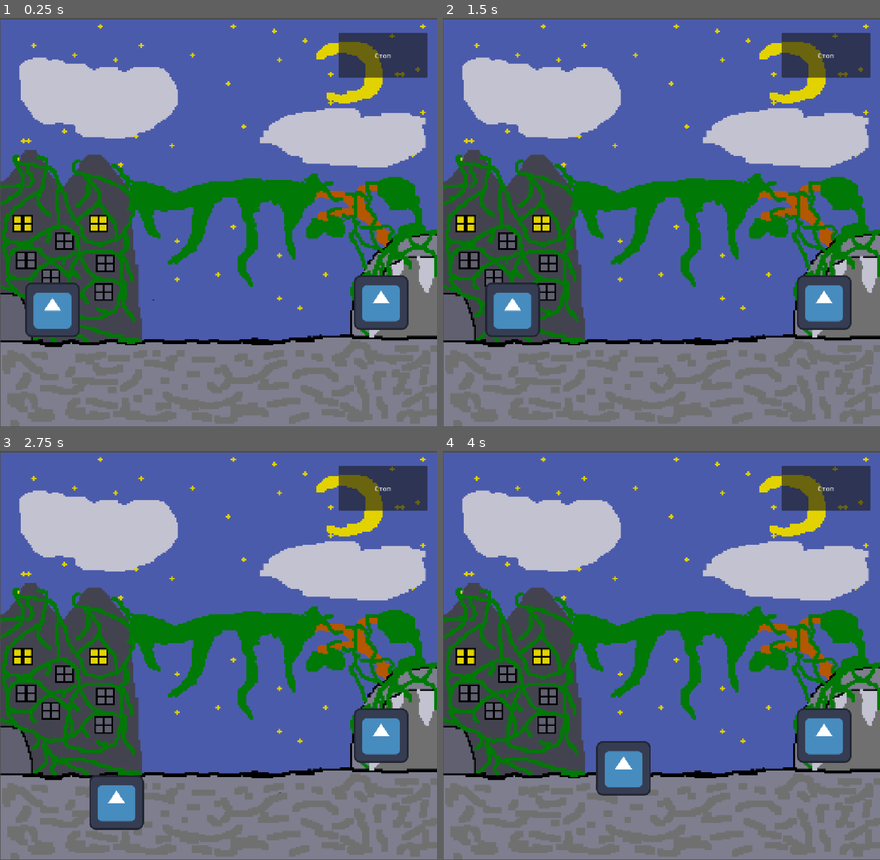
Above: before the commit, frames 1-4 (two rows, left to right).
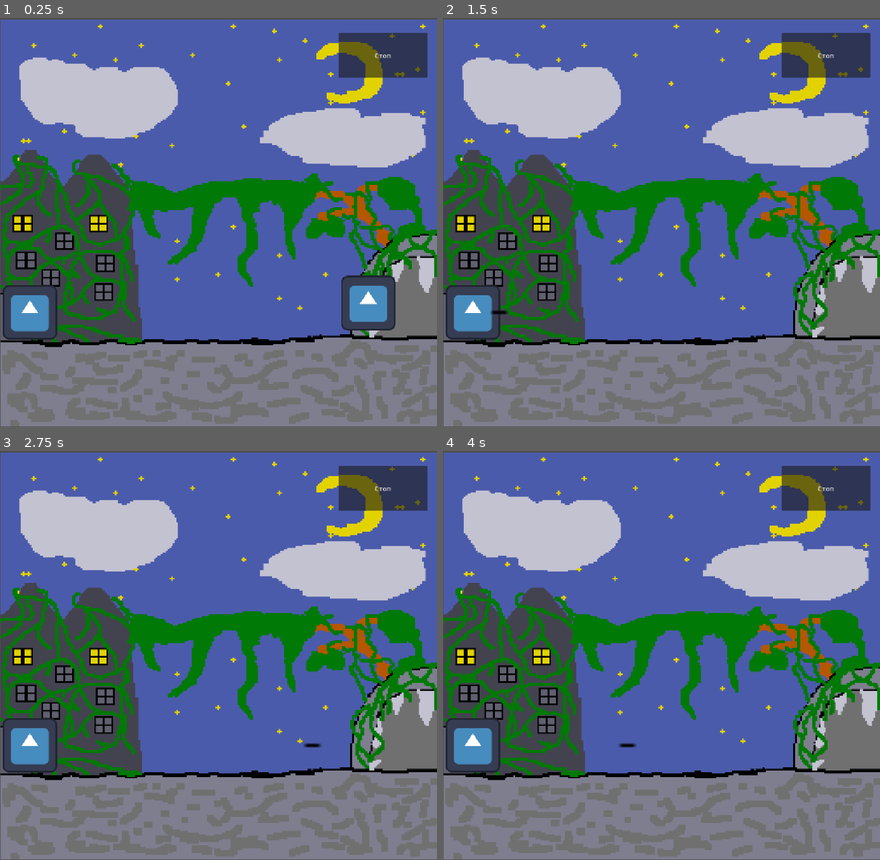
Above: after the commit, the same moments.

Repository: miraka3344-web/Click-Raid-War-with-Beasts
Game: Godot game, scene res://Game.tscn
The game is run twice, just before and just after one commit, with the same random seed, the same clock (stepped at 60 frames per second) and the same inputs. This scene is started directly instead of the project's main scene. The engine's default icon, where the game draws it, is replaced by a stand-in: a white triangle on a blue panel in a dark square.
Inputs (mouse positions are in pixels of both pictures, inside the frame that each line leads up to):
- Up to frame 1 (0.25 s): no input
- Up to frame 2 (1.5 s): click "Стоп" at 0.5 s; move the mouse to (757, 202) at 1.27 s; hold Right (ui_right) from 1.28 s (still down); click (757, 202) at 1.42 s
- Up to frame 3 (2.75 s): move the mouse to (131, 675) at 2.02 s; release Right (ui_right) at 2.03 s; hold Down (ui_down) from 2.03 s (still down); click (131, 675) at 2.17 s
- Up to frame 4 (4 s): move the mouse to (705, 565) at 2.77 s; release Down (ui_down) at 2.78 s; hold Right (ui_right) 2.78-3.53 s; click (705, 565) at 2.92 s; move the mouse to (639, 737) at 3.52 s; hold Up (ui_up) from 3.53 s (still down); click (639, 737) at 3.67 s

The runs differ from the first frame. In frame 1, 3.0% of the frame differs, in the area x 0-94%, y 62-79%; in frame 2, 4.0%; in frame 3, 4.7%, in the area x 0-94%, y 62-93%; in frame 4, 4.6%.

Commit message:
Add files via upload

Diff:
--- /dev/null
+++ b/click-raid--war-with-beasts/Death.tscn
@@ -0,0 +1,39 @@
+[gd_scene format=3 uid="uid://yuwidorhsntx"]
+
+[ext_resource type="Texture2D" uid="uid://blkd1oba4l14g" path="res://assets/Untitled 05-10-2026 04-09-31.png" id="1_0gyil"]
+[ext_resource type="Script" uid="uid://0c5l2xtuwwwa" path="res://death_game.gd" id="2_vschc"]
+[ext_resource type="Script" uid="uid://bg76cmoavrt21" path="res://death_lager.gd" id="3_tath6"]
+
+[node name="Node2D" type="Node2D" unique_id=916886077]
+
+[node name="Untitled05102026040931" type="Sprite2D" parent="." unique_id=938729540]
+position = Vector2(510.5, 479)
+scale = Vector2(0.9951172, 0.9375)
+texture = ExtResource("1_0gyil")
+
+[node name="DeathGame" type="Button" parent="." unique_id=1274966081]
+offset_left = 190.0
+offset_top = 271.0
+offset_right = 825.0
+offset_bottom = 460.0
+text = "Играть заново"
+script = ExtResource("2_vschc")
+
+[node name="DeathLager" type="Button" parent="." unique_id=1148549279]
+offset_left = 195.0
+offset_top = 514.0
+offset_right = 830.0
+offset_bottom = 703.0
+text = "В Лагерь"
+script = ExtResource("3_tath6")
+
+[node name="LineEdit" type="LineEdit" parent="." unique_id=83415424]
+offset_left = 5.0
+offset_top = 51.0
+offset_right = 1023.0
+offset_bottom = 171.0
+text = "ВЫ ПОГИБЛИ"
+alignment = 1
+
+[connection signal="pressed" from="DeathGame" to="DeathGame" method="_on_pressed"]
+[connection signal="pressed" from="DeathLager" to="DeathLager" method="_on_pressed"]
--- a/click-raid--war-with-beasts/Game.tscn
+++ b/click-raid--war-with-beasts/Game.tscn
@@ -4,7 +4,7 @@
 [ext_resource type="Texture2D" uid="uid://daoj4uhaxoxhs" path="res://assets/Untitled 05-10-2026 10-47-48.png" id="1_xkndl"]
 [ext_resource type="PackedScene" uid="uid://cb104fee31l6e" path="res://Zombe.tscn" id="3_t88pq"]
 [ext_resource type="PackedScene" uid="uid://bw2hqd1c3otua" path="res://player.tscn" id="4_r0x5m"]
-[ext_resource type="Script" uid="uid://bb3jsc0mldoy8" path="res://player.gd" id="5_t88pq"]
+[ext_resource type="PackedScene" uid="uid://dm87v8b44aml5" path="res://zombie_spawner.tscn" id="5_t88pq"]
 
 [node name="Main" type="Node2D" unique_id=2095810447]
 script = ExtResource("1_sb48q")
@@ -30,5 +30,7 @@
 position = Vector2(893, 668)
 
 [node name="player" parent="." unique_id=1247534800 instance=ExtResource("4_r0x5m")]
-position = Vector2(123, 685)
-script = ExtResource("5_t88pq")
+position = Vector2(192, 694)
+
+[node name="ZombieSpawner" parent="." unique_id=1112605442 instance=ExtResource("5_t88pq")]
+position = Vector2(899, 671)
--- a/click-raid--war-with-beasts/bullet.gd
+++ b/click-raid--war-with-beasts/bullet.gd
@@ -1,22 +1,54 @@
 extends Area2D
 
-const SPEED = 600.0
+@export var shot_speed: float = 1200.0   # Скорость полета пули при выстреле
+@export var bullet_damage: int = 30     # Урон пули
+
 var start_position: Vector2
+var movement_tween: Tween
+var is_flying: bool = false             # Флаг, летит ли пуля в данный момент
 
 func _ready():
-	# Запоминаем точку, из которой пуля вылетела изначально
 	start_position = global_position
+	body_entered.connect(_on_body_entered)
 
-func _physics_process(delta):
-	# Пуля летит вперед
-	position += Vector2.RIGHT.rotated(rotation) * SPEED * delta
+	# На старте игры пуля стоит на персонаже, поэтому делаем её полностью прозрачной
+	modulate.a = 0.0
+
+func _input(event):
+	if event is InputEventMouseButton and event.button_index == MOUSE_BUTTON_LEFT and event.pressed:
+		if not is_flying:
+			shoot()
+
+func shoot():
+	is_flying = true
+
+	# Сразу в момент клика делаем пулю полностью видимой
+	modulate.a = 1.0
+
+	var target_position = start_position + Vector2(1000, 0)
+	var duration = 1000.0 / shot_speed
+
+	movement_tween = create_tween()
+	movement_tween.tween_property(self, "global_position", target_position, duration)
+	movement_tween.finished.connect(reset_bullet)
 
 func _on_body_entered(body):
-	# Если попали в зомби, он умирает, а пуля исчезает
-	if body.has_method("die"):
-		body.die()
-		queue_free()
+	if is_flying and body.has_method("take_damage"):
+		body.take_damage(bullet_damage)
+		reset_bullet()
 
-func _on_timer_timeout():
-	# Прошло 2 секунды: возвращаем пулю на исходную позицию
+func reset_bullet():
+	if movement_tween and movement_tween.is_valid():
+		movement_tween.kill()
+
+	monitoring = false
 	global_position = start_position
+
+	# Пуля вернулась на персонажа — снова делаем её прозрачной
+	modulate.a = 0.0
+
+	# Обязательная задержка в 10 миллисекунд (0.01 секунды) перед возможностью нового выстрела
+	get_tree().create_timer(0.01).timeout.connect(func():
+		monitoring = true
+		is_flying = false
+	)
--- a/click-raid--war-with-beasts/bullet.tscn
+++ b/click-raid--war-with-beasts/bullet.tscn
@@ -4,7 +4,7 @@
 [ext_resource type="Script" uid="uid://cjrr02knf28en" path="res://bullet.gd" id="1_v8qja"]
 
 [sub_resource type="RectangleShape2D" id="RectangleShape2D_v8qja"]
-size = Vector2(8, 4)
+size = Vector2(42, 11)
 
 [node name="Bullet" type="Area2D" unique_id=1592214288]
 light_mask = 2
@@ -12,11 +12,13 @@
 script = ExtResource("1_v8qja")
 
 [node name="Sprite2D" type="Sprite2D" parent="." unique_id=1762138159]
+scale = Vector2(11.25, 3.75)
 texture = ExtResource("1_v7oki")
 
 [node name="CollisionShape2D" type="CollisionShape2D" parent="." unique_id=866065194]
 light_mask = 2
 visibility_layer = 8
+position = Vector2(-17, 0.5)
 shape = SubResource("RectangleShape2D_v8qja")
 
 [node name="Timer" type="Timer" parent="." unique_id=809326963]
--- /dev/null
+++ b/click-raid--war-with-beasts/death_game.gd
@@ -0,0 +1,17 @@
+extends Button
+
+
+# Called when the node enters the scene tree for the first time.
+func _ready() -> void:
+	pass # Replace with function body.
+
+
+# Called every frame. 'delta' is the elapsed time since the previous frame.
+func _process(delta: float) -> void:
+	pass
+
+
+
+
+func _on_pressed() -> void:
+	get_tree().change_scene_to_file("res://Game.tscn")
--- /dev/null
+++ b/click-raid--war-with-beasts/death_lager.gd
@@ -0,0 +1,18 @@
+extends Button
+
+
+# Called when the node enters the scene tree for the first time.
+func _ready() -> void:
+	pass # Replace with function body.
+
+
+# Called every frame. 'delta' is the elapsed time since the previous frame.
+func _process(delta: float) -> void:
+	pass
+
+
+
+
+
+func _on_pressed() -> void:
+	get_tree().change_scene_to_file("res://Lager.tscn")
--- a/click-raid--war-with-beasts/player.gd
+++ b/click-raid--war-with-beasts/player.gd
@@ -1,21 +1,21 @@
-extends CharacterBody2D
-@export var bullet_scene: PackedScene
-const SPEED = 200.0
+extends Node2D
 
-func _physics_process(_delta):
-	# Движение игрока
-	var direction = Input.get_vector("ui_left", "ui_right", "ui_up", "ui_down")
-	velocity = direction * SPEED
-	move_and_slide()
+@export var max_health: int = 100
+var current_health: int
 
+func _ready():
+	current_health = max_health
 
-	# Стрельба на левую кнопку мыши
-	if Input.is_action_just_pressed("click"):
-		shoot()
+func take_damage(amount: int):
+	current_health -= amount
+	print("Игроку нанесен урон! Текущее ХП: ", current_health)
 
-func shoot():
-	if bullet_scene:
-		var bullet = bullet_scene.instantiate()
-		bullet.global_position = $Weapon.global_position
-		bullet.global_rotation = global_rotation
-		get_tree().current_scene.add_child(bullet)
+	if current_health <= 0:
+		die()
+
+func die():
+	print("Игрок погиб! Переход в главное меню...")
+
+	# Мгновенно меняем текущую игровую сцену на сцену главного меню.
+	# Убедитесь, что путь к файлу MainMenu.tscn указан верно!
+	get_tree().change_scene_to_file("res://Death.tscn")
--- a/click-raid--war-with-beasts/player.tscn
+++ b/click-raid--war-with-beasts/player.tscn
@@ -11,15 +11,17 @@
 script = ExtResource("3_i3pqv")
 
 [node name="Sprite2D" type="Sprite2D" parent="." unique_id=586637737]
+position = Vector2(-122, -3)
 texture = ExtResource("2_i3pqv")
 
 [node name="CollisionShape2D" type="CollisionShape2D" parent="." unique_id=1124828491]
+position = Vector2(-122, -3)
 shape = SubResource("RectangleShape2D_4flbx")
 
 [node name="Node2D" type="Node2D" parent="." unique_id=210181790]
-position = Vector2(65, -1)
+position = Vector2(-1, 0)
 
 [node name="Bullet" parent="." unique_id=1592214288 instance=ExtResource("2_onrkg")]
 light_mask = 1
 visibility_layer = 1
-position = Vector2(88, -23)
+position = Vector2(-123, -3)
--- a/click-raid--war-with-beasts/zombe.gd
+++ b/click-raid--war-with-beasts/zombe.gd
@@ -1,20 +1,67 @@
-extends CharacterBody2D
+extends Node2D
 
-const SPEED = 100.0
-var player: CharacterBody2D = null
+@export var speed: float = 120.0
+@export var max_health: int = 30
+@export var damage_to_player: int = 20
+@export var attack_rate: float = 1.5 # Как часто (в секундах) зомби будет кусать игрока
+
+var current_health: int
+var target_player: Node2D = null
+var move_tween: Tween
+var attack_timer: Timer
 
 func _ready():
-	# Ищем игрока на сцене
-	player = get_tree().current_scene.get_node_or_null("Player")
+	current_health = max_health
 
-func _physics_process(_delta):
-	if player:
-		# Бежим к игроку
-		var direction = (player.global_position - global_position).normalized()
-		velocity = direction * SPEED
-		look_at(player.global_position)
-		move_and_slide()
+	await get_tree().process_frame
+	target_player = get_tree().current_scene.find_child("player", true, false)
 
-# Этот метод теперь вызывает пуля, когда врезается в Area2D или CharacterBody2D
+	start_moving_to_player()
+
+func start_moving_to_player():
+	if target_player == null:
+		return
+
+	var distance = global_position.distance_to(target_player.global_position)
+	var duration = distance / speed
+
+	move_tween = create_tween()
+	move_tween.tween_property(self, "global_position", target_player.global_position, duration)
+	move_tween.finished.connect(_on_reached_player)
+
+func _on_reached_player():
+	# 1. Наносим первый урон сразу, как подошли вплотную
+	attack_player()
+
+	# 2. Запускаем бесконечный таймер укусов (функцию смерти die() отсюда убрали)
+	attack_timer = Timer.new()
+	attack_timer.wait_time = attack_rate
+	attack_timer.one_shot = false
+	add_child(attack_timer)
+
+	attack_timer.timeout.connect(attack_player)
+	attack_timer.start()
+
+func attack_player():
+	# Наносим урон, если игрок еще жив
+	if target_player and target_player.has_method("take_damage"):
+		target_player.take_damage(damage_to_player)
+
+func take_damage(amount: int):
+	current_health -= amount
+	print("Зомби получил урон! Осталось ХП: ", current_health)
+
+	if current_health <= 0:
+		die()
+
 func die():
+	# Безопасно уничтожаем Твин движения, если он еще активен
+	if move_tween and move_tween.is_valid():
+		move_tween.kill()
+
+	# ИСПРАВЛЕНО: Безопасно останавливаем глобальный таймер укусов
+	if is_instance_valid(attack_timer):
+		attack_timer.stop()
+
+	# Удаляем зомби со сцены (он умирает только от пули!)
 	queue_free()
--- /dev/null
+++ b/click-raid--war-with-beasts/zombie_spawner.gd
@@ -0,0 +1,24 @@
+extends Node2D
+
+# Указываем путь к сцене зомби, чтобы спавнить её копии.
+# Замените путь ниже на ваш реальный путь к файлу зомби (tscn).
+@export var zombie_scene: PackedScene = preload("res://Zombe.tscn")
+
+@onready var spawn_timer = $SpawnTimer
+
+func _ready():
+	# Подключаем сигнал таймера timeout к нашей функции спавна
+	spawn_timer.timeout.connect(_on_spawn_timer_timeout)
+
+func _on_spawn_timer_timeout():
+	spawn_zombie()
+
+func spawn_zombie():
+	# 1. Создаем экземпляр (копию) зомби
+	var new_zombie = zombie_scene.instantiate()
+
+	# 2. Задаем ему позицию спавнера
+	new_zombie.global_position = global_position
+
+	# 3. Добавляем зомби на текущую сцену игры
+	get_parent().add_child(new_zombie)
--- /dev/null
+++ b/click-raid--war-with-beasts/zombie_spawner.tscn
@@ -0,0 +1,10 @@
+[gd_scene format=3 uid="uid://dm87v8b44aml5"]
+
+[ext_resource type="Script" uid="uid://b8i6fq0v6w68e" path="res://zombie_spawner.gd" id="1_p4brw"]
+
+[node name="ZombieSpawner" type="Node2D" unique_id=1112605442]
+script = ExtResource("1_p4brw")
+
+[node name="SpawnTimer" type="Timer" parent="." unique_id=1880761021]
+wait_time = 2.0
+autostart = true
Not shown, changed: click-raid--war-with-beasts/assets/Untitled 05-10-2026 04-09-31.png.import
Not shown, changed: click-raid--war-with-beasts/assets/Untitled 05-10-2026 10-47-48.png.import
Not shown, changed: click-raid--war-with-beasts/assets/Untitled 05-10-2026 12-16-22.png.import
Not shown, added: click-raid--war-with-beasts/death_game.gd.uid
Not shown, added: click-raid--war-with-beasts/death_lager.gd.uid
Not shown, changed: click-raid--war-with-beasts/icon.svg.import
Not shown, added: click-raid--war-with-beasts/zombie_spawner.gd.uid
